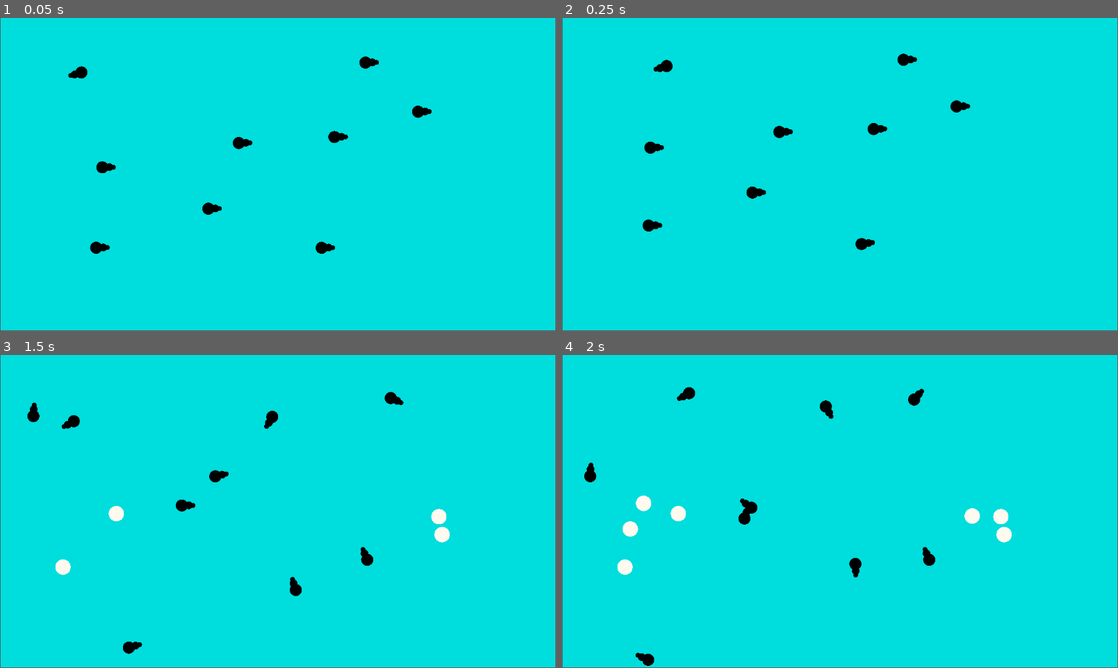
Above: before the commit, frames 1-4 (two rows, left to right).
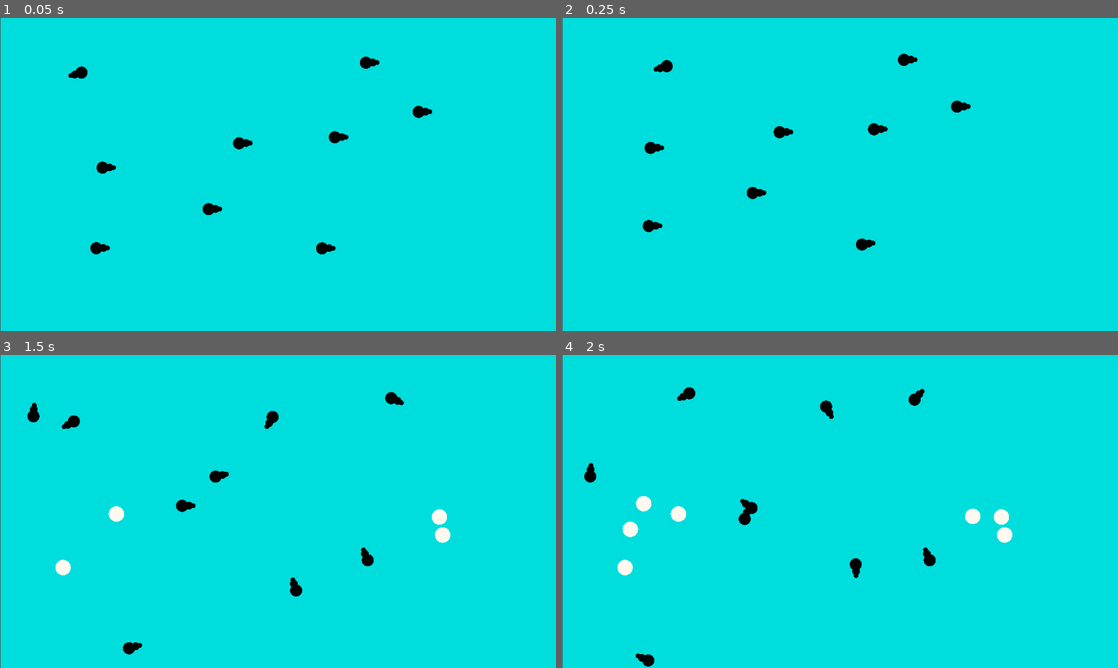
Above: after the commit, the same moments.

Repository: sigmoid/FishGodGame
Game: Godot game, scene res://fish_test_scene.tscn
The game is run twice, just before and just after one commit, with the same random seed, the same clock (stepped at 60 frames per second) and the same inputs.
Inputs (mouse positions are in pixels of both pictures, inside the frame that each line leads up to):
- Up to frame 1 (0.05 s): no input
- Up to frame 2 (0.25 s): no input
- Up to frame 3 (1.5 s): tap Enter (ui_accept) at 0.5, 0.77 s; move the mouse to (400, 495) at 0.52 s; hold T (test) 0.53-1.28 s; move the mouse to (166, 527) at 1.27 s; tap T (test) at 1.35 s
- Up to frame 4 (2 s): tap Enter (ui_accept) at 1.52 s
In our replay, the window is 799x449 before the commit and 800x450 after it. These sizes can differ from the game's own. Grey fills any space a smaller window leaves; there, only what the larger window draws over its background counts as a difference.

The runs differ from the first frame. In frame 1, 0.2% of the frame differs, in the area x 0-78%, y 12-100%; in frame 2, 0.2%; in frame 3, 0.3%; in frame 4, 0.3%, in the area x 0-81%, y 10-100%.

Commit message:
Attach Detach

Diff:
--- a/Item/Item.gd
+++ b/Item/Item.gd
@@ -25,8 +25,14 @@
 # Called every frame. 'delta' is the elapsed time since the previous frame.
 func _process(_delta):
 	position += velocity
+
 	if attach_target:
-		velocity -= (position - attach_target.position).normalized()
+		var diff = (position - attach_target.position)
+		velocity -= diff.normalized()
+		if diff.length() > 50:
+			attach_target = null
+	else:
+		velocity *= 0.9
 	pass
 
 
--- a/project.godot
+++ b/project.godot
@@ -15,6 +15,10 @@
 config/features=PackedStringArray("4.2", "Forward Plus")
 config/icon="res://icon.svg"
 
+[display]
+
+window/stretch/mode="viewport"
+
 [input]
 
 test={
Not shown: 1 places in fish.tscn that only renumber resources
Not shown: 1 places in fish_test_scene.tscn that only renumber resources
